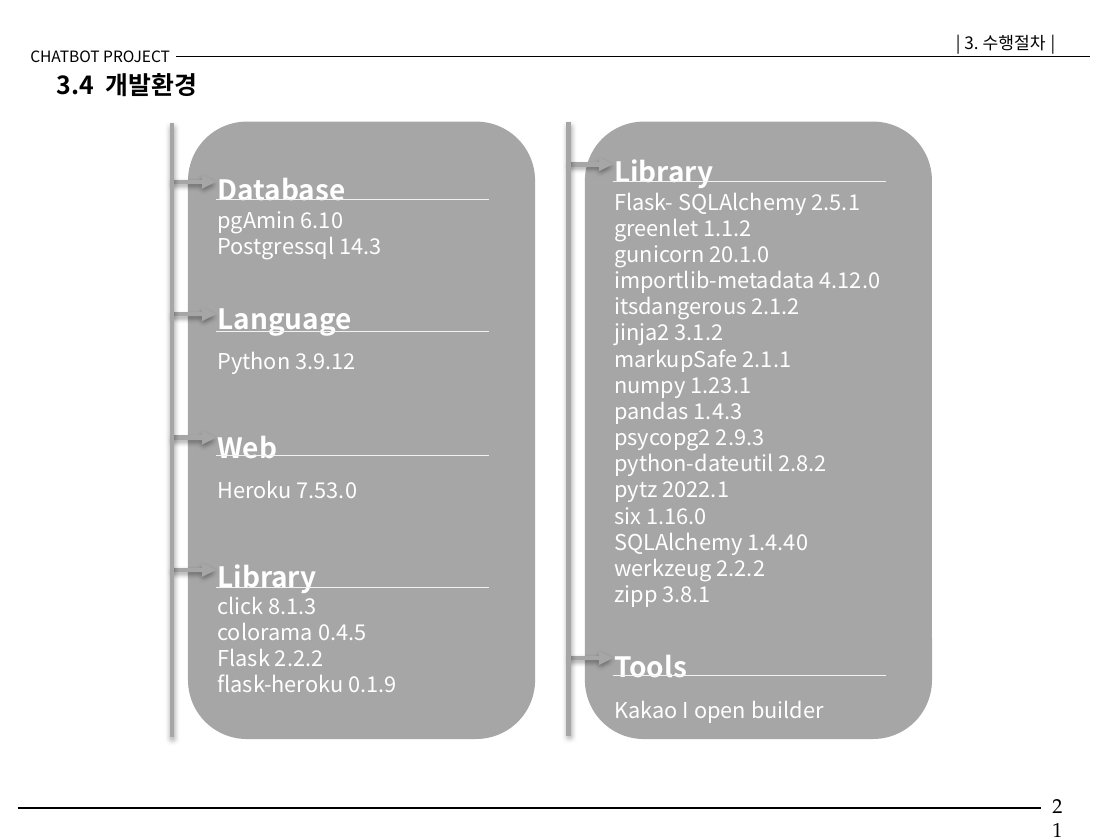
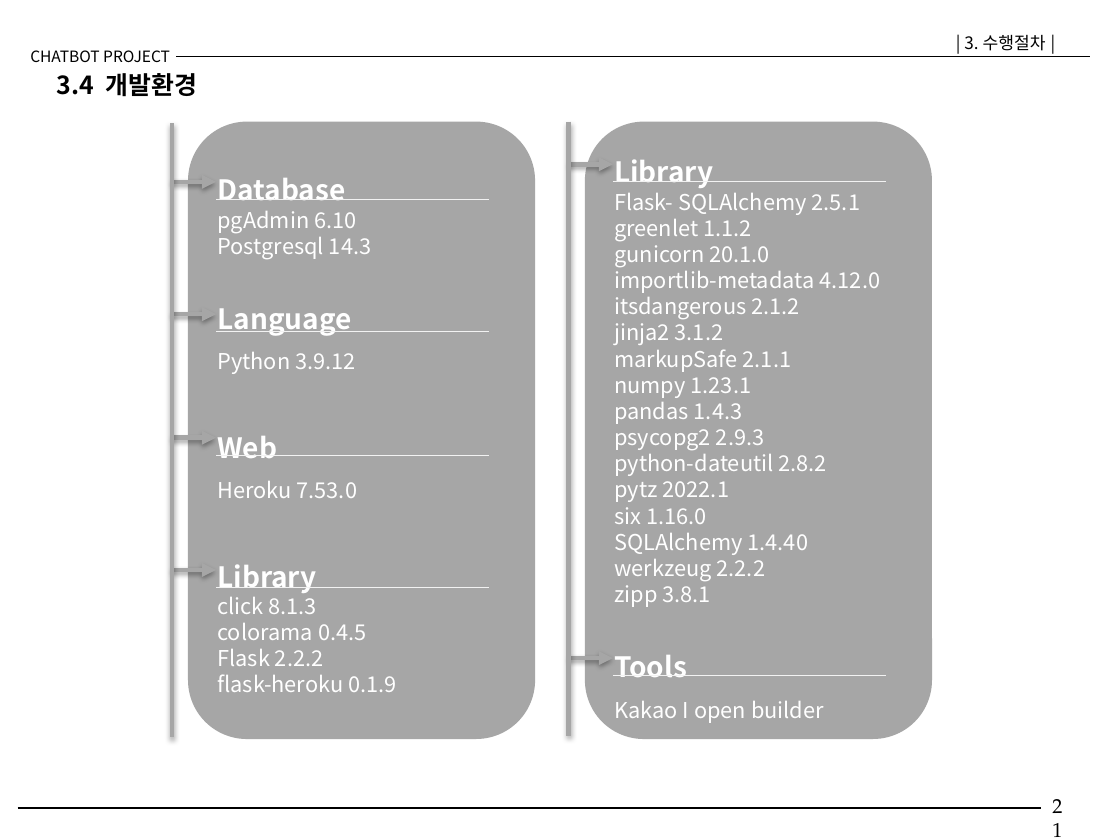
Before and after one commit to kimsunhyung/heroku-postgres-son, a slide deck: slide 21 of 기획안 최종발표_PPT.pptx. Drawn at 1120x840 pixels with LibreOffice and Linux fonts; fonts in the diff are those of the drawing. Boxes give left, top, right and bottom in pixels: in the first picture for what was removed or moved away, otherwise in the second. Text is boxed around its words. In the diff, an @@ line names an element or a change of style, - is before the commit and + after.

```diff
--- a/기획안 최종발표_PPT.pptx
+++ b/기획안 최종발표_PPT.pptx
@@ text in rounded rectangle at box(217, 211, 371, 259): text changed @@
-pgAmin 6.10
-Postgressql 14.3
+pgAdmin 6.10
+Postgresql 14.3
```
Also in this commit, not shown: 3 other slides changed, 1 other file.
